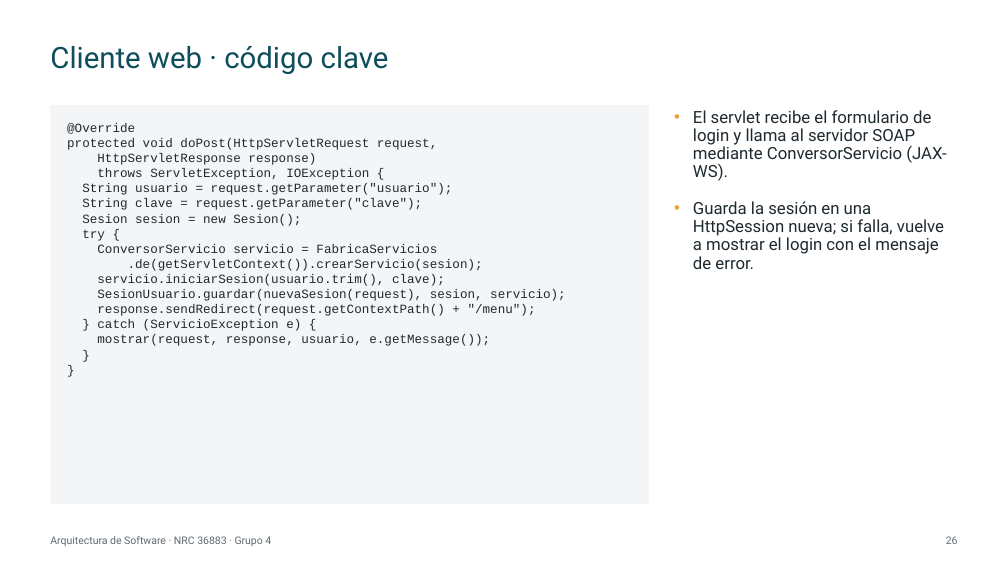
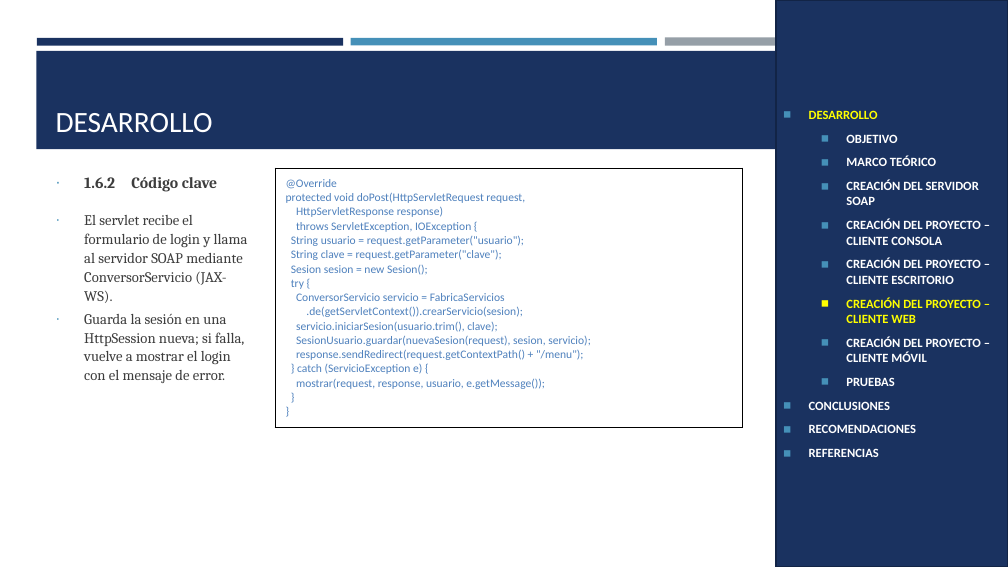
Before and after one commit to IMarcusDev/TI.1.1.-PAO202651_SOAP_JAVA_SINBDD_NRC_36883_GR04, a slide deck: slide 21 of 05. DOCUMENTACION/PRESENTACION TI.1.1. SOAP sin BDD en JAVA GR4.pptx (slide 26 before the commit). Drawn at 1008x567 pixels with LibreOffice and Linux fonts; fonts in the diff are those of the drawing. Boxes give left, top, right and bottom in pixels: in the first picture for what was removed or moved away, otherwise in the second. Text is boxed around its words. In the diff, an @@ line names an element or a change of style, - is before the commit and + after.

```diff
--- a/05. DOCUMENTACION/PRESENTACION TI.1.1. SOAP sin BDD en JAVA GR4.pptx
+++ b/05. DOCUMENTACION/PRESENTACION TI.1.1. SOAP sin BDD en JAVA GR4.pptx
@@ rectangle added at (776,0,1008,567), fill #1A3260, outline #122446 1.75 pt, 12 pt, text #FFFFFF, bold @@
+◼ DESARROLLO
+  ◼ OBJETIVO
+  ◼ MARCO TEÓRICO
+  ◼ CREACIÓN DEL SERVIDOR SOAP
+  ◼ CREACIÓN DEL PROYECTO – CLIENTE CONSOLA
+  ◼ CREACIÓN DEL PROYECTO – CLIENTE ESCRITORIO
+  ◼ CREACIÓN DEL PROYECTO – CLIENTE WEB
+  ◼ CREACIÓN DEL PROYECTO – CLIENTE MÓVIL
+  ◼ PRUEBAS
+◼ CONCLUSIONES
+◼ RECOMENDACIONES
+◼ REFERENCIAS
@@ rectangle added at (36,51,972,149), fill #1A3260 @@
@@ rectangle added at (37,38,343,45), fill #1A3260 @@
@@ title removed at (50,46,389,74) @@
-Cliente web · código clave
@@ rectangle added at (351,38,657,45), fill #4590B8 @@
@@ rectangle added at (665,38,971,46), fill #969FA7 @@
@@ text removed at (51,105,650,504) @@
-@Override
-protected void doPost(HttpServletRequest request,
-HttpServletResponse response)
-throws ServletException, IOException {
-String usuario = request.getParameter("usuario");
-String clave = request.getParameter("clave");
-Sesion sesion = new Sesion();
-try {
-ConversorServicio servicio = FabricaServicios
-.de(getServletContext()).crearServicio(sesion);
-servicio.iniciarSesion(usuario.trim(), clave);
-SesionUsuario.guardar(nuevaSesion(request), sesion, servicio);
-response.sendRedirect(request.getContextPath() + "/menu");
-} catch (ServicioException e) {
-mostrar(request, response, usuario, e.getMessage());
-}
-}
@@ title added at (56,113,213,132), 28 pt, text #FFFFFF @@
+DESARROLLO
@@ text "1.6.2 Código clave": place and size @@
-text "1.6.2 Código clave" at (693,110,946,269)
+text "1.6.2 Código clave" at (84,177,248,383)
@@ text at (84,177,115,188): paragraph added @@
+∙ 1.6.2 Código clave
@@ table added at (275,168,743,393), 1 rows, 1 columns @@
+@Override / protected void doPost(HttpServletRequest request, / HttpServletResponse response) / throws ServletException, IOException { / String usuario = request.getParameter("usuario"); / String clave = request.getParameter("clave"); / Sesion sesion = new Sesion(); / try { / ConversorServicio servicio = FabricaServicios / .de(getServletContext()).crearServicio(sesion); / servicio.iniciarSesion(usuario.trim(), clave); / SesionUsuario.guardar(nuevaSesion(request), sesion, servicio); / response.sendRedirect(request.getContextPath() + "/menu"); / } catch (ServicioException e) { / mostrar(request, response, usuario, e.getMessage()); / } / }
@@ text at (84,215,248,383): size 16 to 14 pt, font Roboto to Cambria, text colour #1F2A30 to #3D3D3D; bullet • to ∙; line spacing 0.9 to 1.07; less space between paragraphs; bullet colour #E8A33D to #4590B8 @@
@@ text removed at (50,536,271,546) @@
-Arquitectura de Software · NRC 36883 · Grupo 4
@@ page number removed at (946,536,958,544) @@
-26
```
Also in this commit, not shown: 23 other slides changed, 6 slides added, 14 slides removed, 1 other file.
